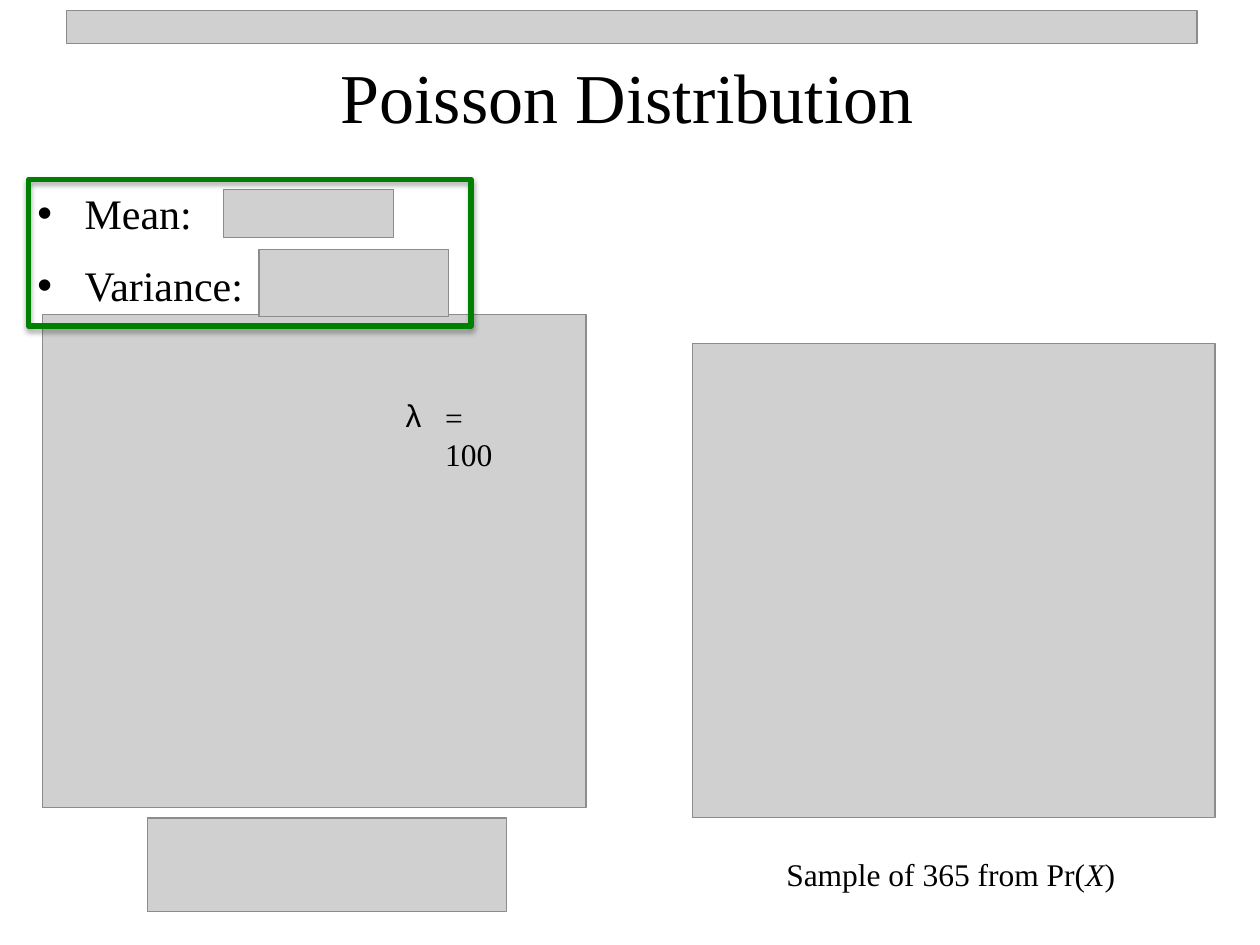
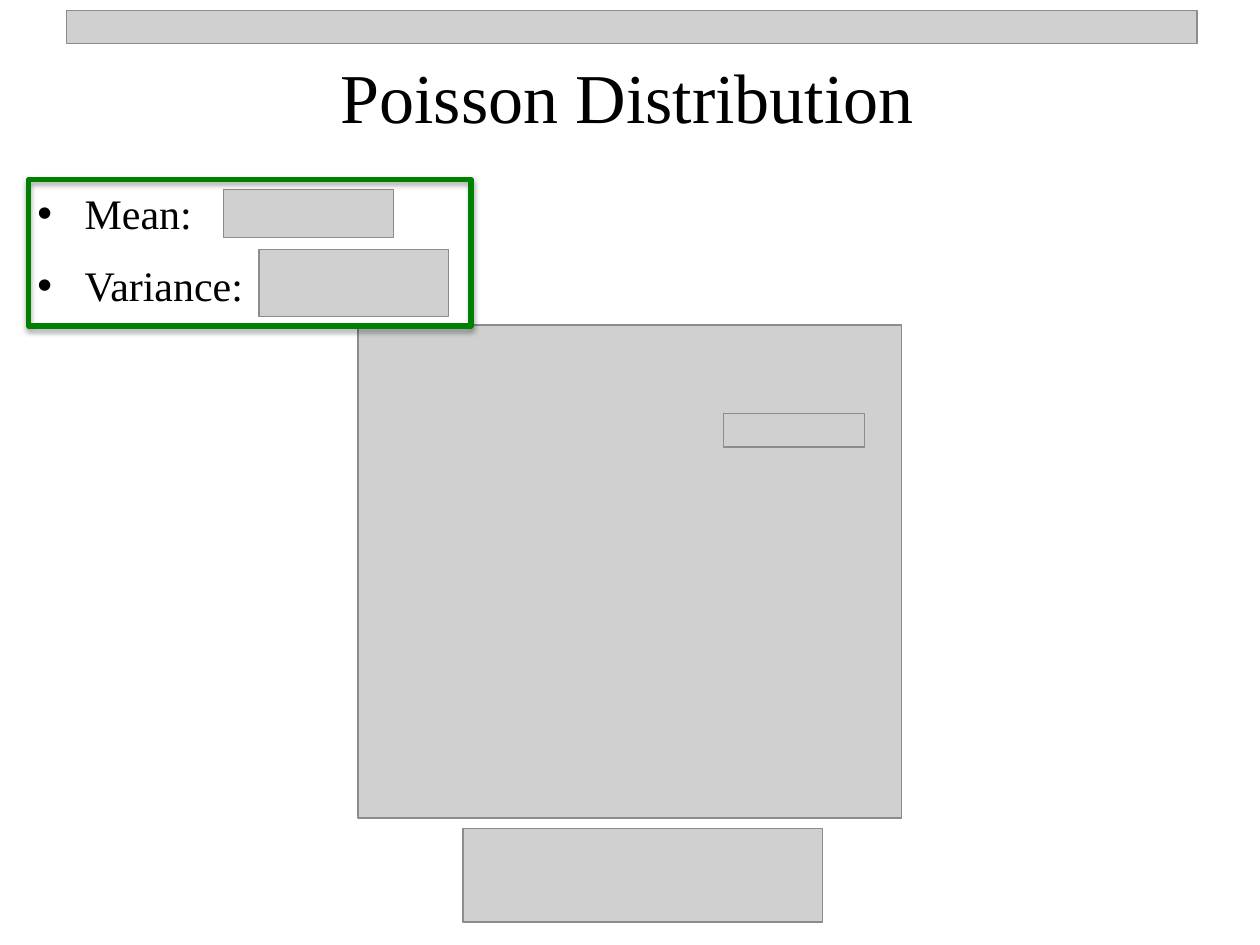
Before and after one commit to npetraco/MATFOS705, a slide deck: slide 21 of Notes/4_Important_Probability_Distributions.pptx (slide 25 before the commit). Drawn at 1260x945 pixels with LibreOffice and Linux fonts; fonts in the diff are those of the drawing; grey boxes stand for pictures. Boxes give left, top, right and bottom in pixels: in the first picture for what was removed or moved away, otherwise in the second. Text is boxed around its words. In the diff, an @@ line names an element or a change of style, - is before the commit and + after.

```diff
--- a/Notes/4_Important_Probability_Distributions.pptx
+++ b/Notes/4_Important_Probability_Distributions.pptx
@@ picture: place and size @@
-picture at [42,315,586,808]
+picture at [358,325,902,818]
@@ picture removed at [693,344,1216,818] @@
@@ picture added at [723,413,864,446] @@
@@ text removed at [445,445,492,467] @@
-λ = 100
@@ picture: place and size @@
-picture at [147,818,507,911]
+picture at [464,828,823,921]
@@ text removed at [786,864,1116,892] @@
-Sample of 365 from Pr(X)
```
Also in this commit, not shown: 6 other slides changed, 1 slide added, 7 slides removed.
